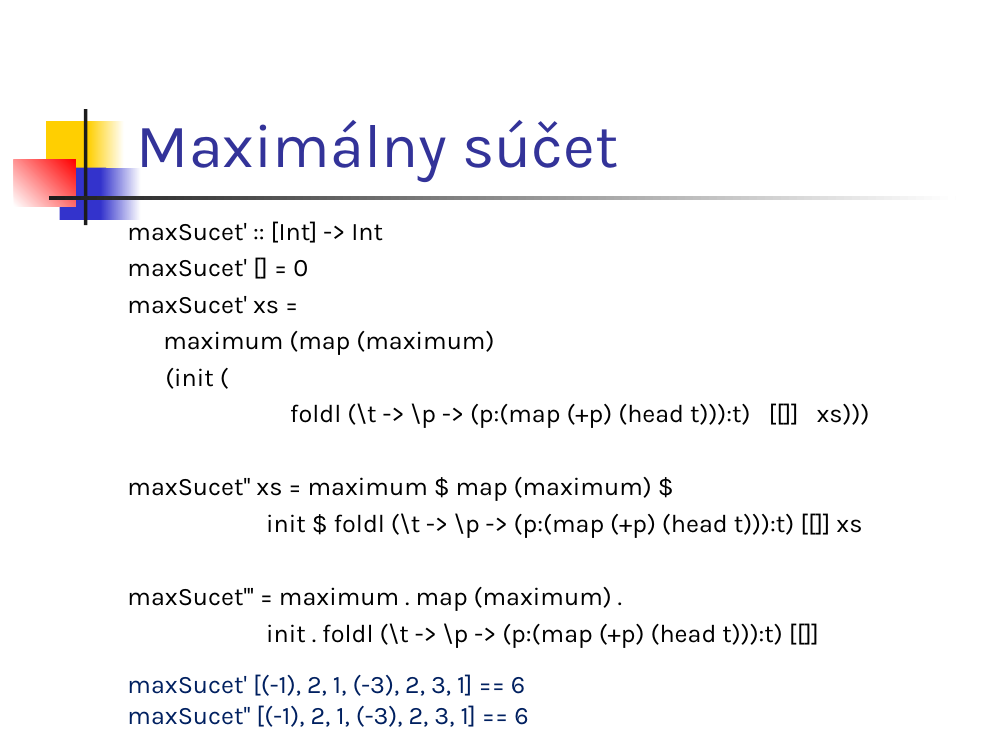
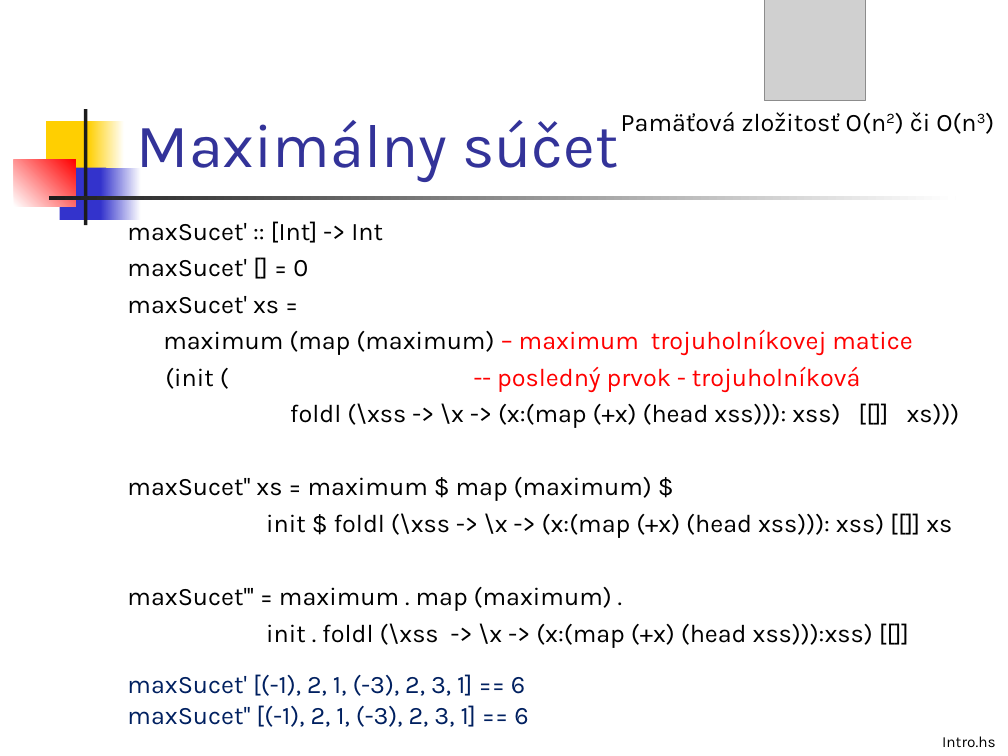
Before and after one commit to Funkcionalne/Prednasky, a slide deck: slide 12 of 03/03_fpro.ppt. Drawn at 1008x756 pixels with LibreOffice and Linux fonts; fonts in the diff are those of the drawing; grey boxes stand for pictures. Boxes give left, top, right and bottom in pixels: in the first picture for what was removed or moved away, otherwise in the second. Text is boxed around its words. In the diff, an @@ line names an element or a change of style, - is before the commit and + after.

```diff
--- a/03/03_fpro.ppt
+++ b/03/03_fpro.ppt
@@ picture added at (x1=764, y1=0, x2=865, y2=101) @@
@@ text added at (x1=621, y1=112, x2=976, y2=134), 18 pt, text #000000 @@
+Pamäťová zložitosť O(n2) či O(n3)
@@ text at (x1=163, y1=330, x2=960, y2=428): text changed @@
-maximum (map (maximum)
-(init (
-foldl (\t -> \p -> (p:(map (+p) (head t))):t) [[]] xs)))
+maximum (map (maximum) – maximum trojuholníkovej matice
+(init ( -- posledný prvok - trojuholníková
+foldl (\xss -> \x -> (x:(map (+x) (head xss))): xss) [[]] xs)))
@@ text at (x1=266, y1=513, x2=952, y2=538): text changed @@
-init $ foldl (\t -> \p -> (p:(map (+p) (head t))):t) [[]] xs
+init $ foldl (\xss -> \x -> (x:(map (+x) (head xss))): xss) [[]] xs
@@ text at (x1=266, y1=623, x2=873, y2=648): text changed @@
-init . foldl (\t -> \p -> (p:(map (+p) (head t))):t) [[]]
+init . foldl (\xss -> \x -> (x:(map (+x) (head xss))):xss) [[]]
@@ text added at (x1=942, y1=736, x2=996, y2=747), 11 pt, text #000000 @@
+Intro.hs
```
Also in this commit, not shown: 7 other slides changed, 2 other files.
